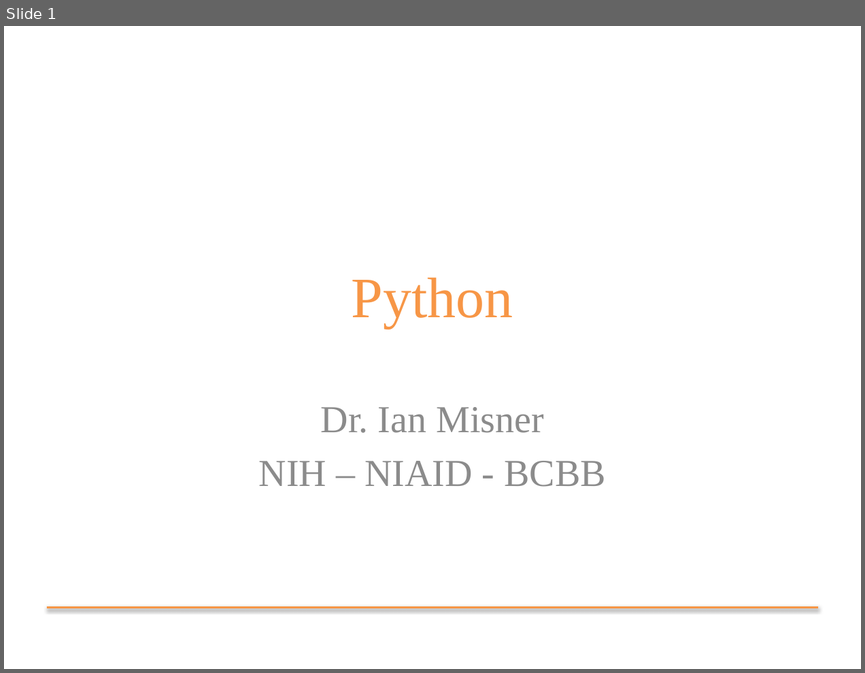
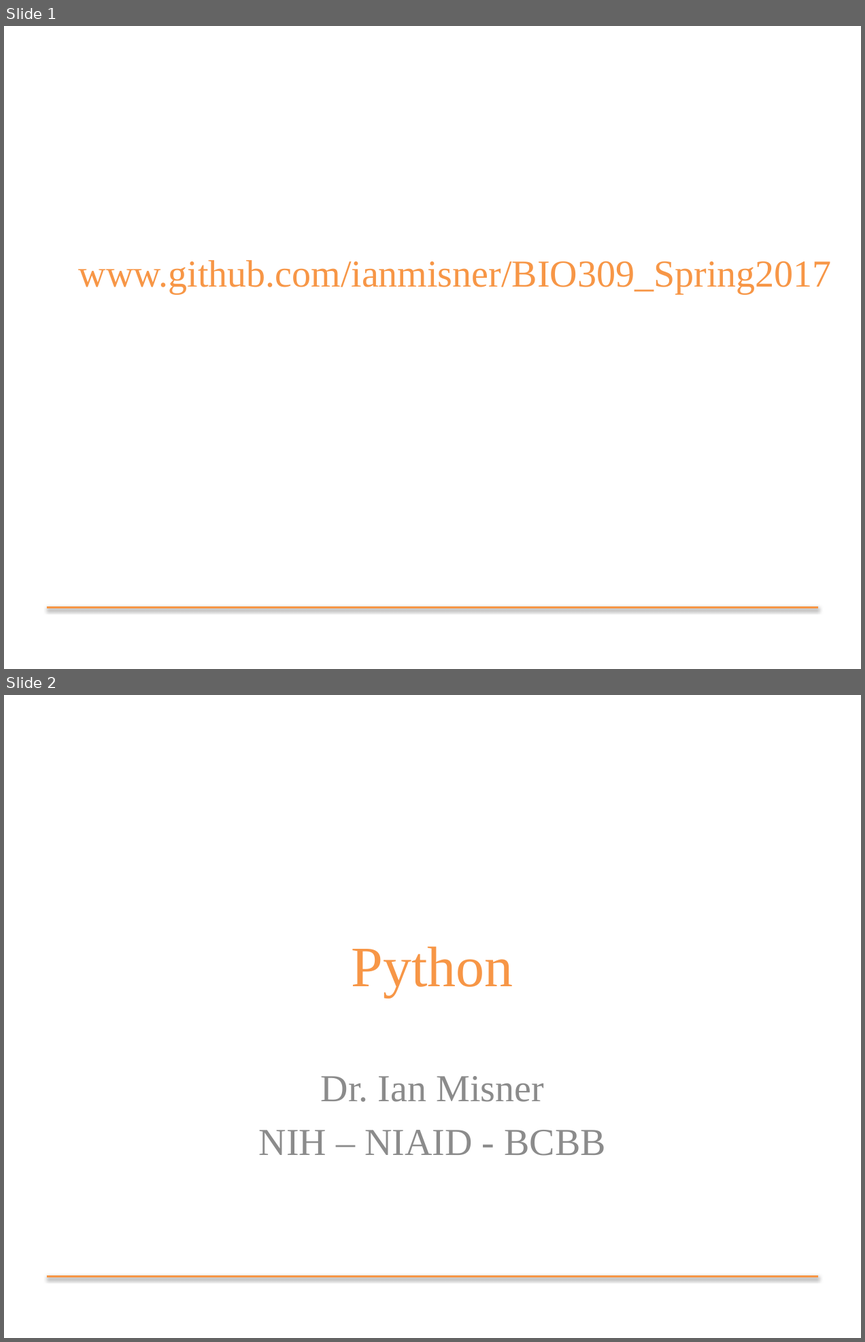
Before and after one commit to marskar/BIOF309_Fall2017, a slide deck: week1/Intro.pptx. Shown one above the other, each under a label of ours: slide 1 before the commit, slides 1 and 2 after it. The pictures are 865x673 and 865x1342 pixels, drawn with LibreOffice and Linux fonts; fonts in the diff are those of the drawing. Boxes give left, top, right and bottom in pixels: in the first picture for what was removed or moved away, otherwise in the second. Text is boxed around its words. In the diff, an @@ line names an element or a change of style, - is before the commit and + after.

```diff
--- a/week1/Intro.pptx
+++ b/week1/Intro.pptx
@@ slide 1 added at box(4, 26, 861, 669), background #FFFFFF; not listed: 1 template element that a slide beside it also shows @@
@@ title added at box(79, 260, 832, 294), 32 pt, text #F79646 @@
+www.github.com/ianmisner/BIO309_Spring2017
@@ what was slide 1 is now slide 2 @@
```
Also in this commit, not shown: 1 slide changed, 2 other files.
